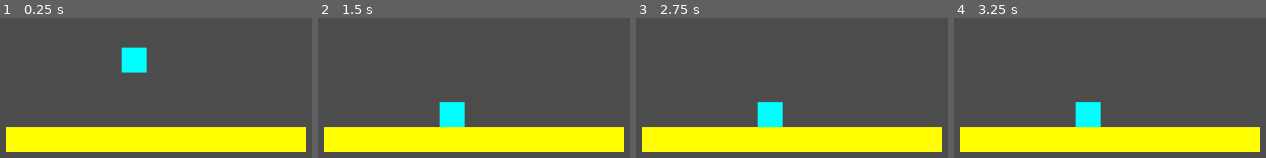
Above: before the commit, frames 1-4 (left to right).
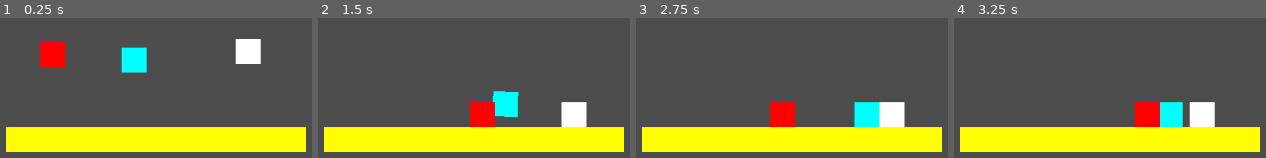
Above: after the commit, the same moments.

Repository: Yagoi23/Game-Jam-2022
Game: Godot game, scene res://TestScene.tscn
The game is run twice, just before and just after one commit, with the same random seed, the same clock (stepped at 60 frames per second) and the same inputs. The project has no main scene, so this scene is started directly.
Inputs:
- Up to frame 1 (0.25 s): no input
- Up to frame 2 (1.5 s): hold D (p1_right, bound only after the commit) from 0.53 s (still down); tap Left (p2_left, bound only after the commit) at 0.6 s; tap W (p1_up, bound only after the commit) at 0.77, 1.07 s; tap Right (p2_right, bound only after the commit) at 0.8, 1.35 s
- Up to frame 3 (2.75 s): tap W (p1_up, bound only after the commit) at 1.52, 1.82, 2.3 s; tap Up (p2_up, bound only after the commit) at 1.55, 2.1 s; release D (p1_right, bound only after the commit) at 2.03 s; hold A (p1_left, bound only after the commit) from 2.03 s (still down)
- Up to frame 4 (3.25 s): release A (p1_left, bound only after the commit) at 2.78 s; hold D (p1_right, bound only after the commit) from 2.78 s (still down); tap W (p1_up, bound only after the commit) at 2.85, 3.02 s; tap Left (p2_left, bound only after the commit) at 3.05 s

The runs differ from the first frame. In frame 1, 3.0% of the frame differs, in the area x 12-84%, y 15-35%; in frame 2, 5.8%, in the area x 38-87%, y 52-78%; in frame 3, 5.1%; in frame 4, 5.7%.

Commit message:
fixing project settings

Diff:
--- a/TestScene.tscn
+++ b/TestScene.tscn
@@ -1,7 +1,8 @@
-[gd_scene load_steps=3 format=2]
+[gd_scene load_steps=4 format=2]
 
 [ext_resource path="res://tileset.tres" type="TileSet" id=1]
 [ext_resource path="res://Box.tscn" type="PackedScene" id=2]
+[ext_resource path="res://Player.tscn" type="PackedScene" id=3]
 
 [node name="Node2D" type="Node2D"]
 
@@ -16,3 +17,10 @@
 
 [node name="Camera2D" type="Camera2D" parent="."]
 current = true
+
+[node name="Player" parent="." instance=ExtResource( 3 )]
+position = Vector2( 92, -241 )
+
+[node name="Player2" parent="." instance=ExtResource( 3 )]
+position = Vector2( 342, -245 )
+player_num = 1
--- a/project.godot
+++ b/project.godot
@@ -13,6 +13,39 @@
 config/name="Helping-Hands-2022"
 config/icon="res://icon.png"
 
+[input]
+
+p1_right={
+"deadzone": 0.5,
+"events": [ Object(InputEventKey,"resource_local_to_scene":false,"resource_name":"","device":0,"alt":false,"shift":false,"control":false,"meta":false,"command":false,"pressed":false,"scancode":68,"physical_scancode":0,"unicode":0,"echo":false,"script":null)
+ ]
+}
+p1_left={
+"deadzone": 0.5,
+"events": [ Object(InputEventKey,"resource_local_to_scene":false,"resource_name":"","device":0,"alt":false,"shift":false,"control":false,"meta":false,"command":false,"pressed":false,"scancode":65,"physical_scancode":0,"unicode":0,"echo":false,"script":null)
+ ]
+}
+p1_up={
+"deadzone": 0.5,
+"events": [ Object(InputEventKey,"resource_local_to_scene":false,"resource_name":"","device":0,"alt":false,"shift":false,"control":false,"meta":false,"command":false,"pressed":false,"scancode":87,"physical_scancode":0,"unicode":0,"echo":false,"script":null)
+ ]
+}
+p2_right={
+"deadzone": 0.5,
+"events": [ Object(InputEventKey,"resource_local_to_scene":false,"resource_name":"","device":0,"alt":false,"shift":false,"control":false,"meta":false,"command":false,"pressed":false,"scancode":16777233,"physical_scancode":0,"unicode":0,"echo":false,"script":null)
+ ]
+}
+p2_left={
+"deadzone": 0.5,
+"events": [ Object(InputEventKey,"resource_local_to_scene":false,"resource_name":"","device":0,"alt":false,"shift":false,"control":false,"meta":false,"command":false,"pressed":false,"scancode":16777231,"physical_scancode":0,"unicode":0,"echo":false,"script":null)
+ ]
+}
+p2_up={
+"deadzone": 0.5,
+"events": [ Object(InputEventKey,"resource_local_to_scene":false,"resource_name":"","device":0,"alt":false,"shift":false,"control":false,"meta":false,"command":false,"pressed":false,"scancode":16777232,"physical_scancode":0,"unicode":0,"echo":false,"script":null)
+ ]
+}
+
 [physics]
 
 common/enable_pause_aware_picking=true
